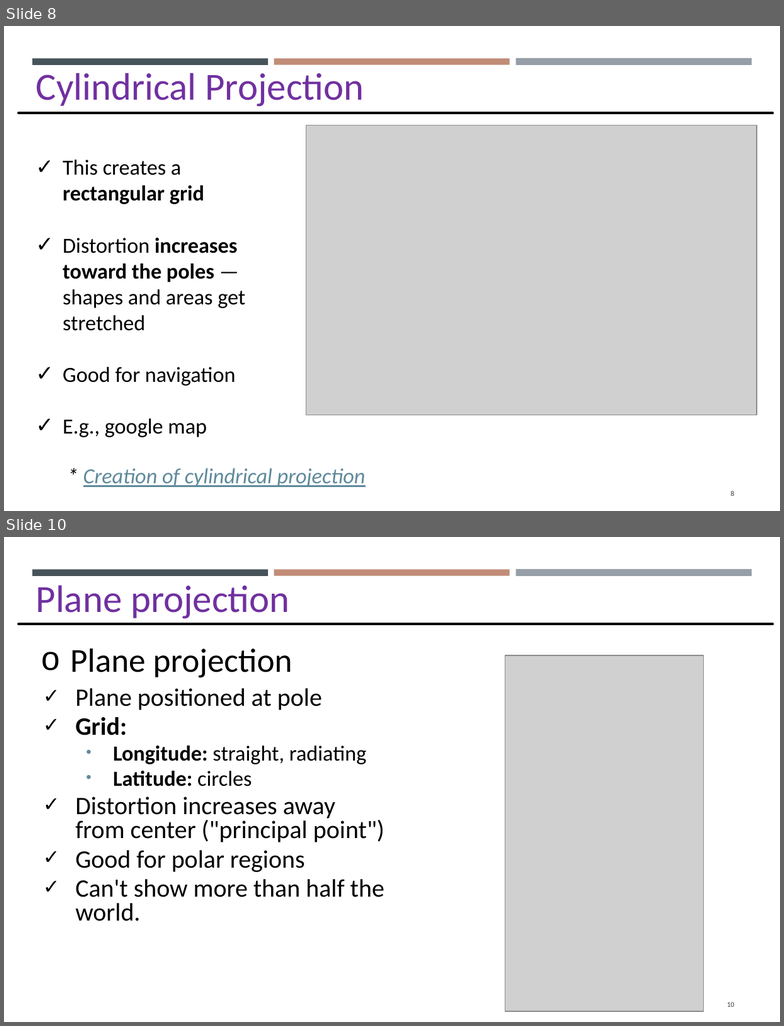
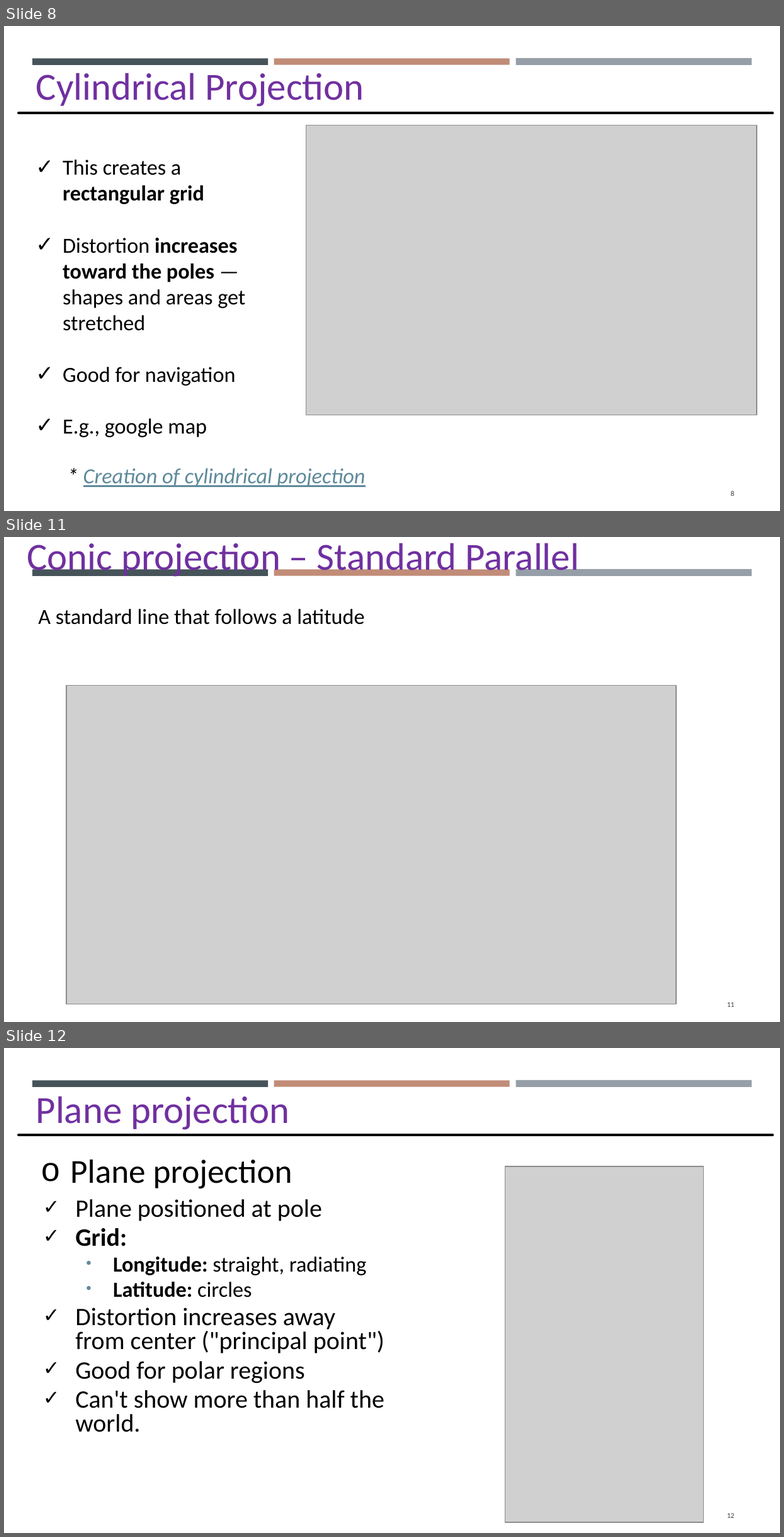
Before and after one commit to gisynw/GIS_I, a slide deck: docs/Lectures/Week03/Week03_GEOG2475_Projection_Thursday_update.pptx. Shown one above the other, each under a label of ours: slides 8 and 10 before the commit, slides 8, 11 and 12 after it; the slides between them are not shown. The pictures are 784x1026 and 784x1537 pixels, drawn with LibreOffice and Linux fonts; fonts in the diff are those of the drawing; grey boxes stand for pictures. Boxes give left, top, right and bottom in pixels: in the first picture for what was removed or moved away, otherwise in the second. Text is boxed around its words. In the diff, an @@ line names an element or a change of style, - is before the commit and + after.

```diff
--- a/docs/Lectures/Week03/Week03_GEOG2475_Projection_Thursday_update.pptx
+++ b/docs/Lectures/Week03/Week03_GEOG2475_Projection_Thursday_update.pptx
@@ slide 11 added at box(4, 537, 780, 1022), background #FFFFFF; not listed: 3 template elements that a slide beside it also shows @@
@@ text added at box(27, 543, 579, 577), 32 pt, text #7030A0 @@
+Conic projection – Standard Parallel
@@ text added at box(38, 609, 364, 625), 18 pt, text #000000 @@
+A standard line that follows a latitude
@@ picture added at box(66, 685, 676, 1004) @@
@@ page number added at box(727, 1002, 735, 1007), 6.1 pt, text #404040 @@
+11
@@ what was slide 10 is now slide 12 @@
@@ page number at box(727, 1513, 735, 1518): text changed @@
-10
+12
```
Also in this commit, not shown: 7 slides changed, 3 other slides added, 5 other files.
